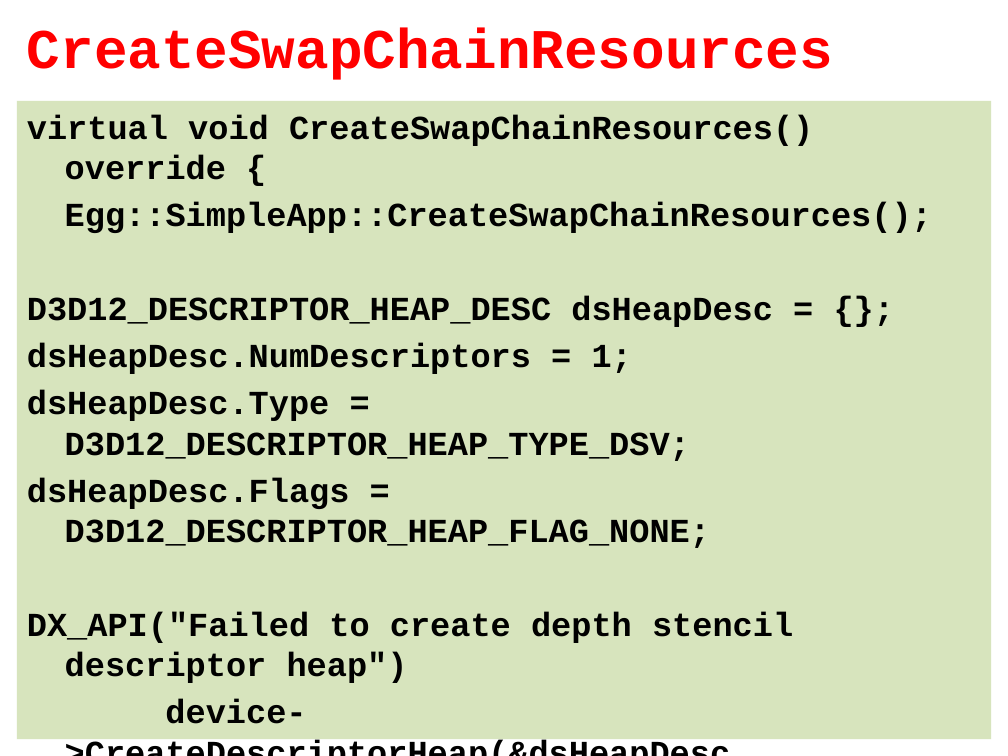
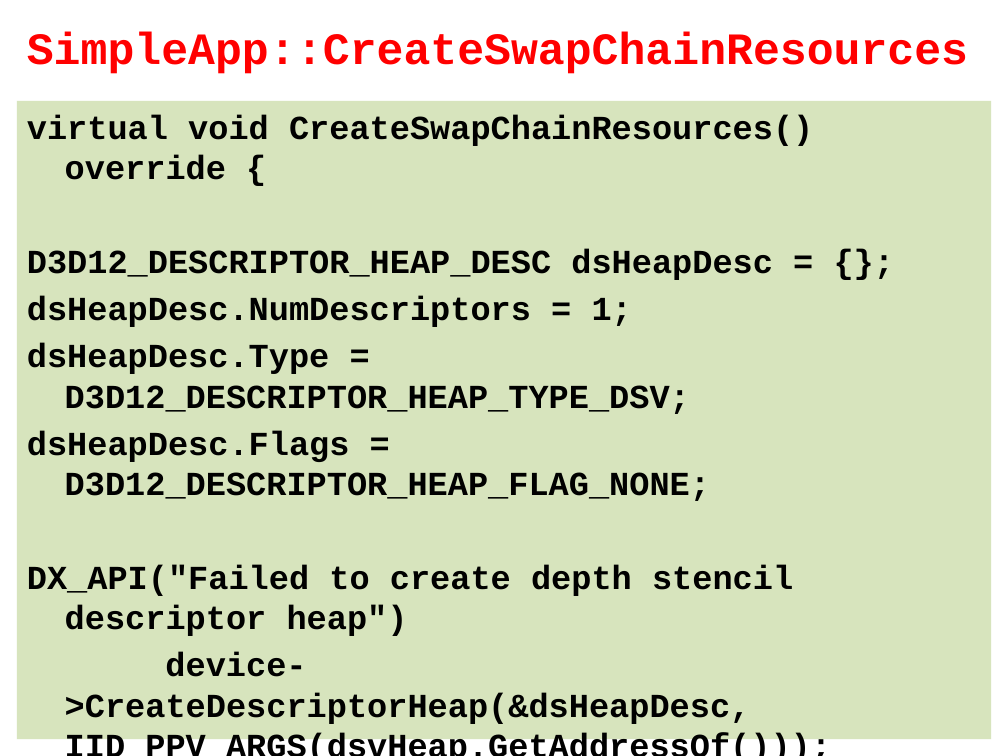
Before and after one commit to szecsi/dx12, a slide deck: slide 11 of Slides/ggl003-Assimp.pptx. Drawn at 1008x756 pixels with LibreOffice and Linux fonts; fonts in the diff are those of the drawing; background and template pictures are left out. Boxes give left, top, right and bottom in pixels: in the first picture for what was removed or moved away, otherwise in the second. Text is boxed around its words. In the diff, an @@ line names an element or a change of style, - is before the commit and + after.

```diff
--- a/Slides/ggl003-Assimp.pptx
+++ b/Slides/ggl003-Assimp.pptx
@@ title at (27,32,968,74): text changed; size 40 to 32 pt @@
-CreateSwapChainResources
+SimpleApp::CreateSwapChainResources
@@ text at (65,202,932,233): paragraph removed @@
-Egg::SimpleApp::CreateSwapChainResources();
```
Also in this commit, not shown: 4 other slides changed, 16 other files.
